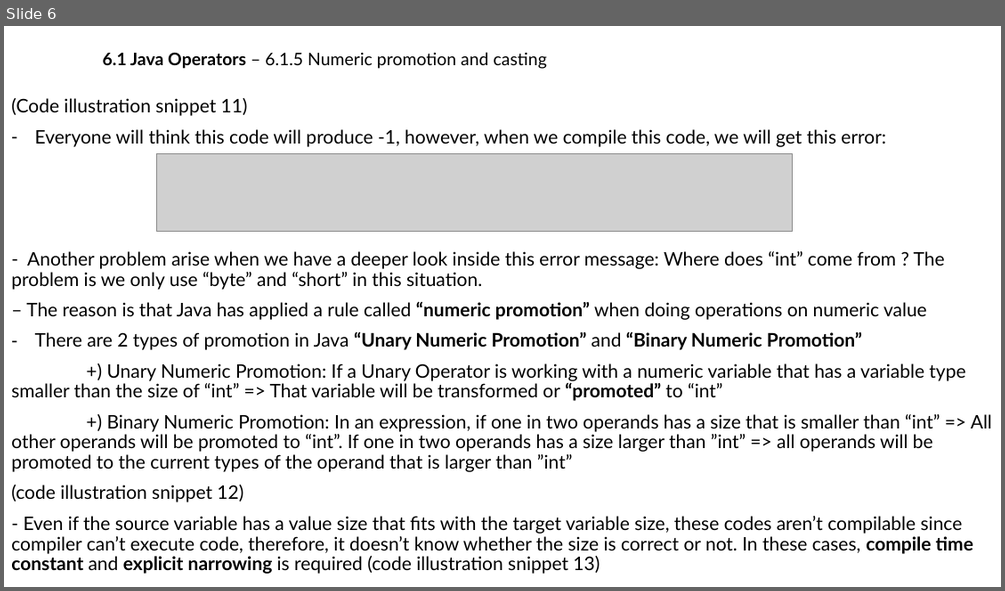
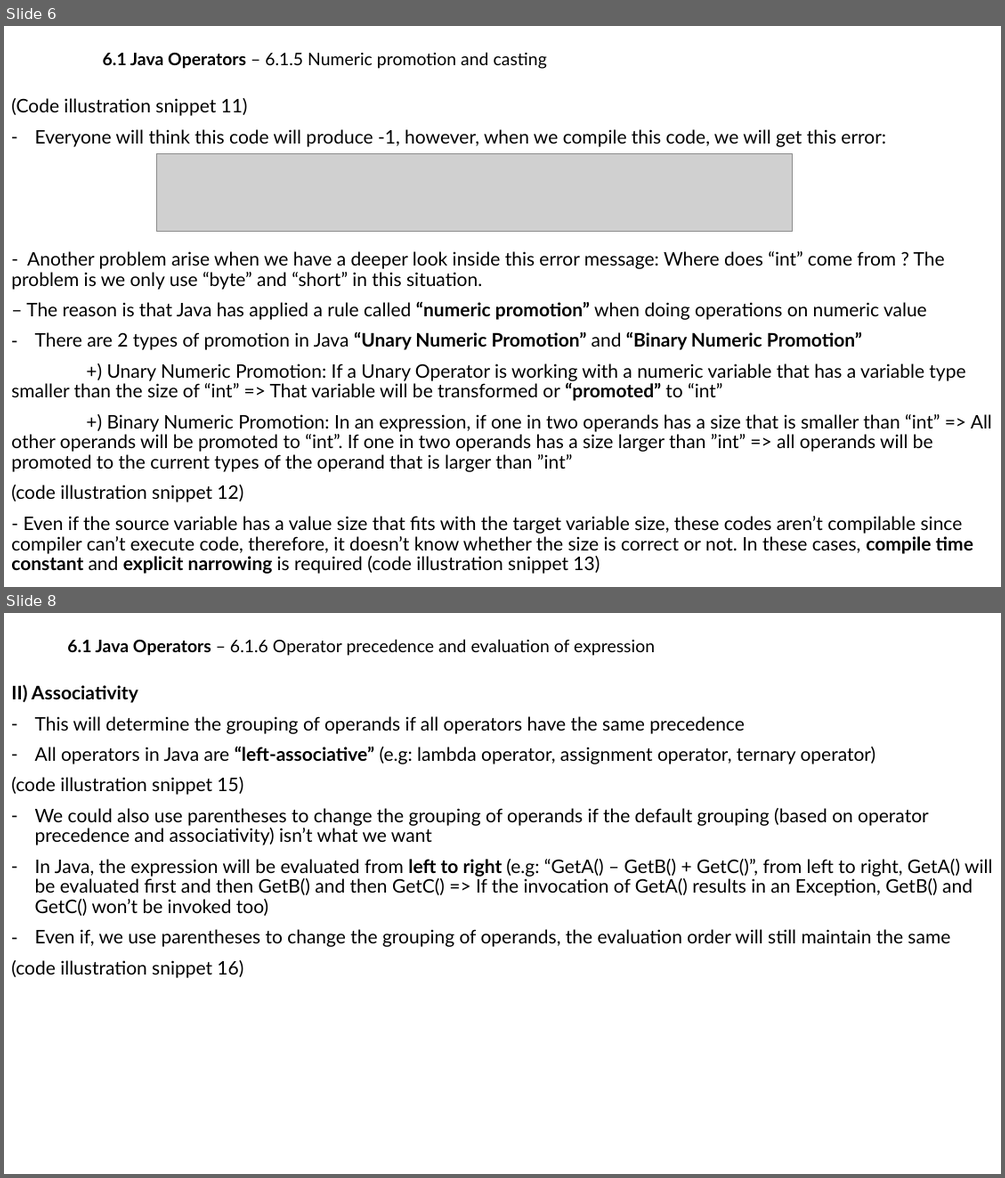
Before and after one commit to MaiDinhVinh/CS-Java, a slide deck: Java SE 8 Teaching Material/Chapter 6 - Working with Java Operators.pptx. Shown one above the other, each under a label of ours: slide 6 before the commit, slides 6 and 8 after it; the slides between them are not shown. The pictures are 1005x591 and 1005x1178 pixels, drawn with LibreOffice and Linux fonts; fonts in the diff are those of the drawing; grey boxes stand for pictures. Boxes give left, top, right and bottom in pixels: in the first picture for what was removed or moved away, otherwise in the second. Text is boxed around its words. In the diff, an @@ line names an element or a change of style, - is before the commit and + after.

Commit message:
Chapter 6 finished

```diff
--- a/Java SE 8 Teaching Material/Chapter 6 - Working with Java Operators.pptx
+++ b/Java SE 8 Teaching Material/Chapter 6 - Working with Java Operators.pptx
@@ slide 8 added at (4,613,1001,1174), background #FFFFFF @@
@@ subtitle added at (67,639,655,656), 16.6 pt, text #000000 @@
+6.1 Java Operators – 6.1.6 Operator precedence and evaluation of expression
@@ text added at (11,684,992,978), 18 pt, text #000000 @@
+II) Associativity
+– This will determine the grouping of operands if all operators have the same precedence
+– All operators in Java are “left-associative” (e.g: lambda operator, assignment operator, ternary operator)
+(code illustration snippet 15)
+– We could also use parentheses to change the grouping of operands if the default grouping (based on operator precedence and associativity) isn’t what we want
+– In Java, the expression will be evaluated from left to right (e.g: “GetA() – GetB() + GetC()”, from left to right, GetA() will be evaluated first and then GetB() and then GetC() => If the invocation of GetA() results in an Exception, GetB() and GetC() won’t be invoked too)
+– Even if, we use parentheses to change the grouping of operands, the evaluation order will still maintain the same
+(code illustration snippet 16)
```
